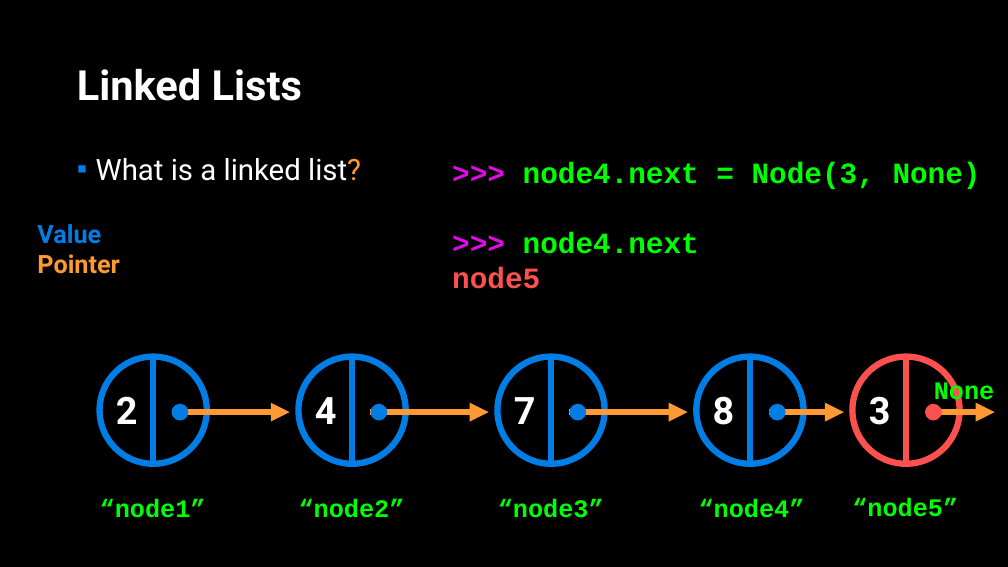
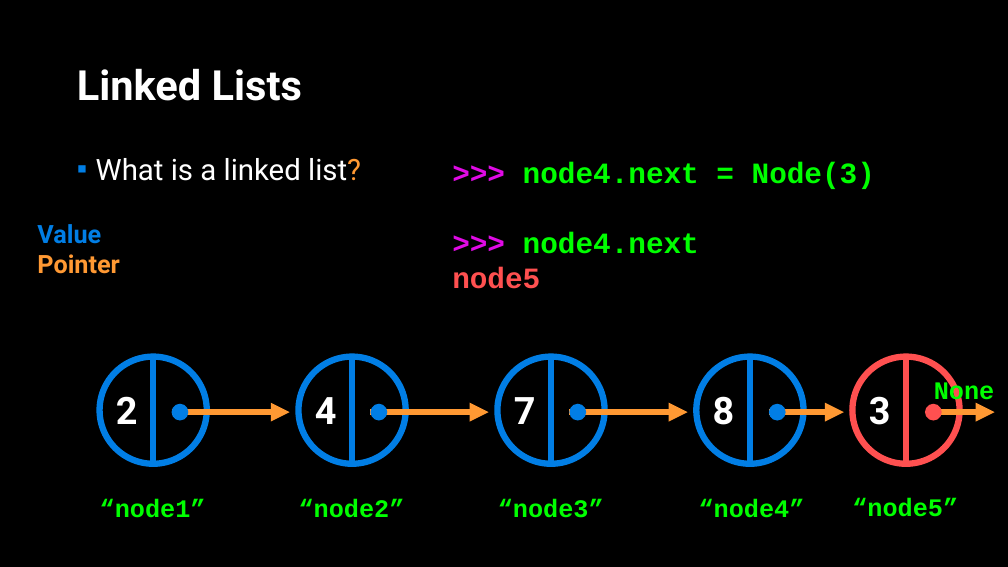
Before and after one commit to APS106/APS106-winter-2022-material, a slide deck: slide 18 of lectures/week12/lecture1/slides/week12_lecture1.pptx (slide 13 before the commit). Drawn at 1008x567 pixels with LibreOffice and Linux fonts; fonts in the diff are those of the drawing; background and template pictures are left out. Boxes give left, top, right and bottom in pixels: in the first picture for what was removed or moved away, otherwise in the second. Text is boxed around its words. In the diff, an @@ line names an element or a change of style, - is before the commit and + after.

```diff
--- a/lectures/week12/lecture1/slides/week12_lecture1.pptx
+++ b/lectures/week12/lecture1/slides/week12_lecture1.pptx
@@ text at <box>523,162,875,189</box>: text changed @@
->>> node4.next = Node(3, None)
+>>> node4.next = Node(3)
```
Also in this commit, not shown: 8 other slides changed, 18 slides added, 3 other files.
